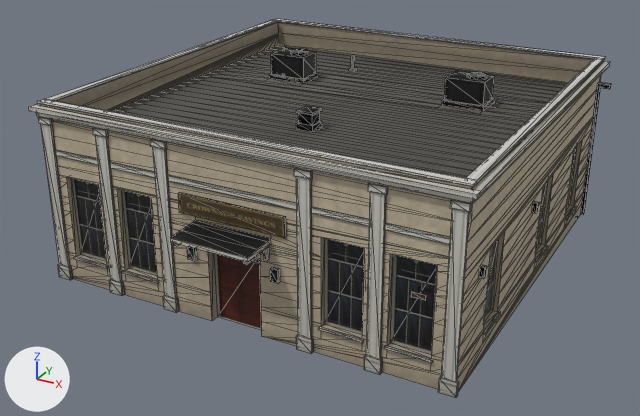
An edit to the glTF model assets/coronado_kit/buildings/commercial/com_bank/shop_com_bank_near.glb, drawn before and after from the same camera.
One viewpoint serves both versions: a 50 mm camera at (13.31, -25.99, 14.05) aimed at (-0.36, -1.14, 1.63). The axes (+X, +Y, +Z) are drawn at lower left. The lights are the same throughout. The picture after the commit comes second. Mesh edges are drawn as thin lines. Where no turn or scale is listed for an object, it has been applied to the vertices. Vertices at exactly the same position are counted once.

Objects in the first picture: 'shop_com_bank_near'.
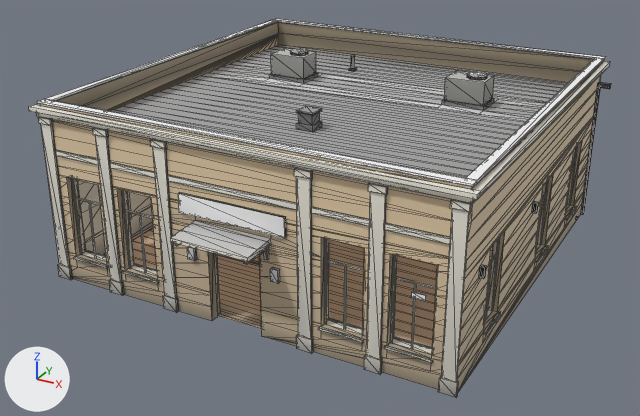
Where the change shows, as pixel boxes (x1, y1, x2, y2) in the pictures (640 x 416 px):
'shop_com_bank_near', surface changed, reshaped (lighter)
    both: (29, 19, 611, 397)
part 1 of me_shop_com_bank_near, cut back
    before: (37, 19, 606, 397)
    after: (67, 75, 578, 354)
part 2 of me_shop_com_bank_near, reshaped
    both: (297, 106, 322, 114)

Diff of the bpy script that builds the scene:
```diff
--- a/assets/coronado_kit/buildings/commercial/com_bank/shop_com_bank_near.glb.py
+++ b/assets/coronado_kit/buildings/commercial/com_bank/shop_com_bank_near.glb.py
@@ mat_bld_near @@
 mat_bld_near = bpy.data.materials.new('bld_near')
-# nodes: BsdfPrincipled, Mix, NormalMap, OutputMaterial, SeparateColor, TexImage x4, VertexColor
-# uses the picture img_city_color_png
-# uses the picture img_city_emissive_png
-# uses the picture img_city_normal_png
-# uses the picture img_city_orm_png
+# nodes: BsdfPrincipled, OutputMaterial, VertexColor
@@ me_shop_com_bank_near @@
 # used by ob_shop_com_bank_near; location = (0.0, 0.0, 0.0)
-me_shop_com_bank_near.from_pydata(...)  # 1219 vertices, 1724 faces; spans x -7.4..7.4, y -8.2..7.7, z 0.0..6.1
+me_shop_com_bank_near.from_pydata(...)  # 2090 vertices, 2430 faces; spans x -7.4..7.4, y -8.2..7.7, z 0.0..6.1
+# me_shop_com_bank_near part 1: 4 vertices moved within x 6.7, y 7.0..7.1, z 0.0..5.1; 57 vertices removed from x -7.0..7.1, y -7.1..7.7, z 0.0..6.1; 920 vertices added at x -6.9..7.0, y -7.1..7.1, z 0.0..6.1
+# me_shop_com_bank_near part 2: 1 vertex moved within x -0.3, y -2.2, z 5.6; 1 vertex removed from x -0.2, y -2.2, z 5.6; 5 vertices added at x -3.6..-0.3, y -3.5..-2.2, z 4.3..5.6
+# other edits to the shape of me_shop_com_bank_near do not show in these pictures
 me_shop_com_bank_near.materials.append(mat_bld_near)
```
